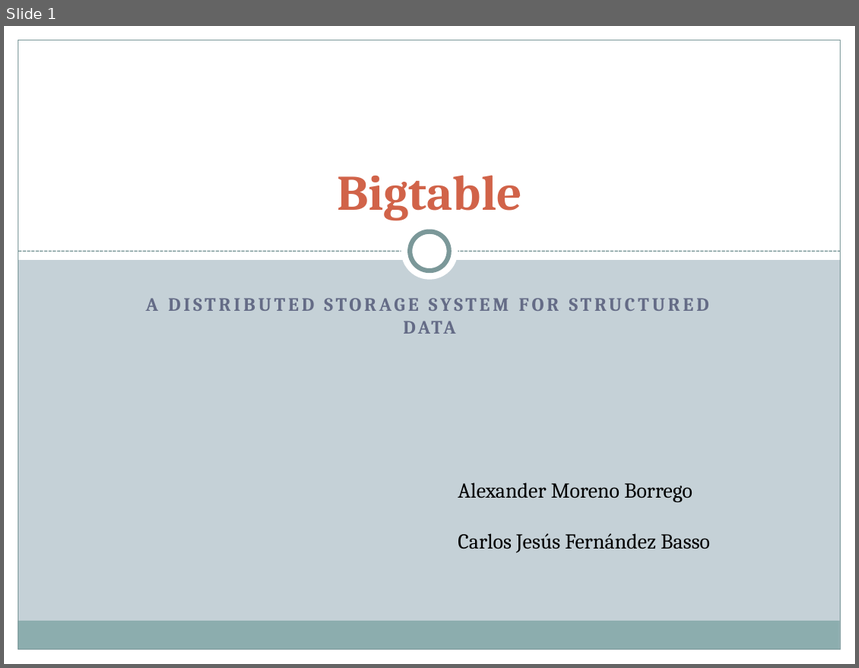
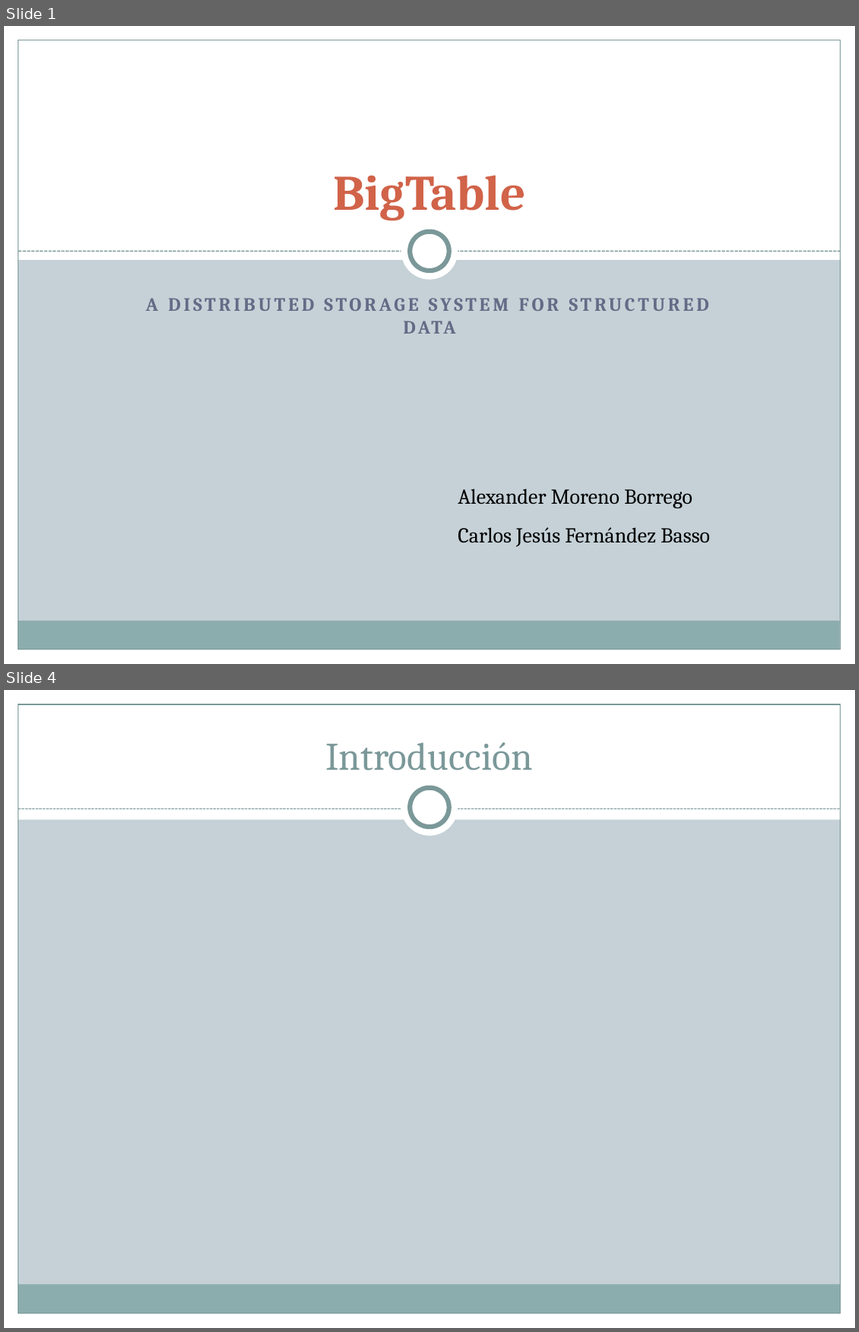
Before and after one commit to Transistores-de-silicio/Trabajo-MABD, a slide deck: BigTable.pptx. Shown one above the other, each under a label of ours: slide 1 before the commit, slides 1 and 4 after it; the slides between them are not shown. The pictures are 859x668 and 859x1332 pixels, drawn with LibreOffice and Linux fonts; fonts in the diff are those of the drawing. Boxes give left, top, right and bottom in pixels: in the first picture for what was removed or moved away, otherwise in the second. Text is boxed around its words. In the diff, an @@ line names an element or a change of style, - is before the commit and + after.

```diff
--- a/BigTable.pptx
+++ b/BigTable.pptx
@@ slide 4 added at (4,690,855,1328), background #C5D1D7; not listed: 5 template elements that a slide beside it also shows @@
@@ rectangle added at (4,690,855,819), fill #FFFFFF @@
@@ title added at (325,742,532,771), 33 pt, text #7C999A @@
+Introducción
@@ ellipse added at (401,780,458,837), fill #FFFFFF @@
@@ ellipse added at (410,788,449,827), fill #FFFFFF, outline #7C999A 4 pt @@
@@ line added from (18, 809) to (841, 809), #7C999A 0.75 pt dashed @@
@@ slide 1 changed as well @@
@@ title at (333,175,525,221): text changed @@
-Bigtable
+BigTable
@@ text "Alexander Moreno Borrego" rewrapped from (458,483,710,553) to (458,489,710,547) @@
```
Also in this commit, not shown: 29 other slides added, 1 slide removed, 1 other file.
